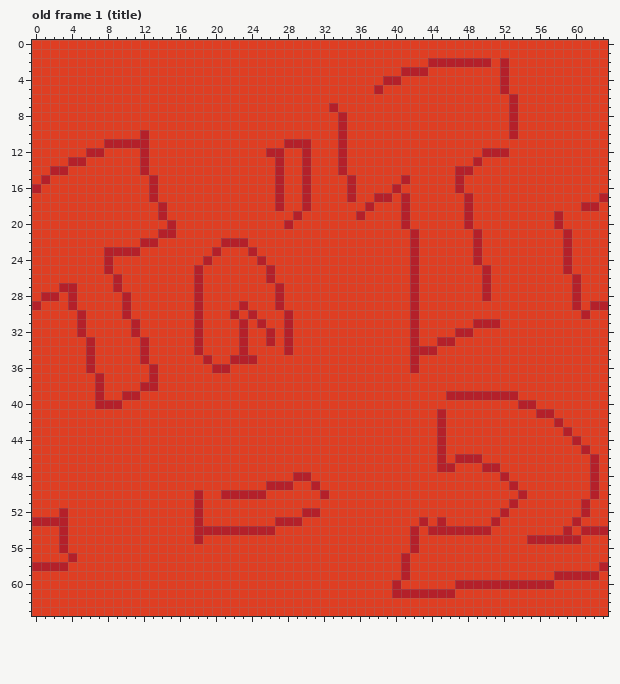
Pixel-art file -- ASSETs/graphics/patterns L.aseprite. This is how it looked before the edit.
64x64 pixels, 29 frames. Shown: old frame 1 (title). The commit also changed other frames, which this record leaves out.
Once edited:
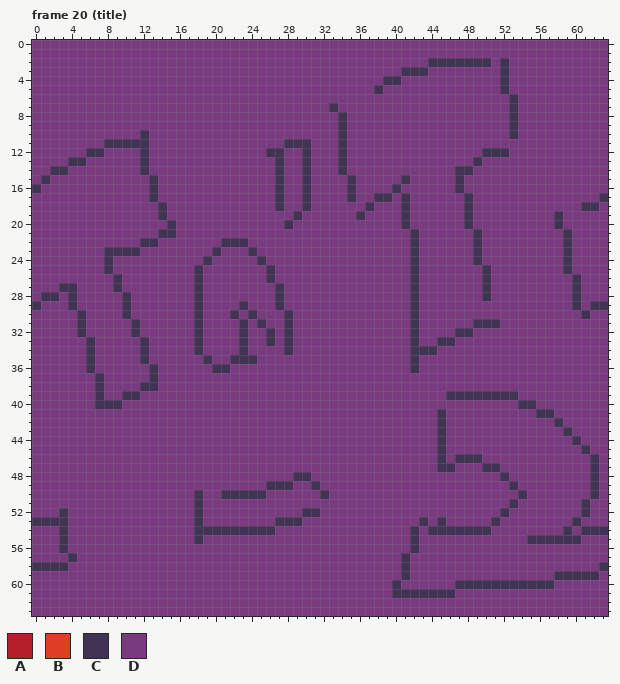
Palette (. is transparent): A #b4202a  B #df3e23  C #403353  D #793a80
A new or re-ordered frame is compared with the old frame closest to it.
Change:
frames 29 -> 33
Changed rows in their new state; - is an unchanged pixel.
Frame 20 (title) is new; against old frame 1 (title):
first column x 0:
 0 DDDDDDDDDDDDDDDDDDDDDDDDDDDDDDDDDDDDDDDDDDDDDDDDDDDDDDDDDDDDDDDD
 1 DDDDDDDDDDDDDDDDDDDDDDDDDDDDDDDDDDDDDDDDDDDDDDDDDDDDDDDDDDDDDDDD
 2 DDDDDDDDDDDDDDDDDDDDDDDDDDDDDDDDDDDDDDDDDDDDCCCCCCCDCDDDDDDDDDDD
 3 DDDDDDDDDDDDDDDDDDDDDDDDDDDDDDDDDDDDDDDDDCCCDDDDDDDDCDDDDDDDDDDD
 4 DDDDDDDDDDDDDDDDDDDDDDDDDDDDDDDDDDDDDDDCCDDDDDDDDDDDCDDDDDDDDDDD
 5 DDDDDDDDDDDDDDDDDDDDDDDDDDDDDDDDDDDDDDCDDDDDDDDDDDDDCDDDDDDDDDDD
 6 DDDDDDDDDDDDDDDDDDDDDDDDDDDDDDDDDDDDDDDDDDDDDDDDDDDDDCDDDDDDDDDD
 7 DDDDDDDDDDDDDDDDDDDDDDDDDDDDDDDDDCDDDDDDDDDDDDDDDDDDDCDDDDDDDDDD
 8 DDDDDDDDDDDDDDDDDDDDDDDDDDDDDDDDDDCDDDDDDDDDDDDDDDDDDCDDDDDDDDDD
 9 DDDDDDDDDDDDDDDDDDDDDDDDDDDDDDDDDDCDDDDDDDDDDDDDDDDDDCDDDDDDDDDD
10 DDDDDDDDDDDDCDDDDDDDDDDDDDDDDDDDDDCDDDDDDDDDDDDDDDDDDCDDDDDDDDDD
11 DDDDDDDDCCCCCDDDDDDDDDDDDDDDCCCDDDCDDDDDDDDDDDDDDDDDDDDDDDDDDDDD
12 DDDDDDCCDDDDCDDDDDDDDDDDDDCCDDCDDDCDDDDDDDDDDDDDDDCCCDDDDDDDDDDD
13 DDDDCCDDDDDDCDDDDDDDDDDDDDDCDDCDDDCDDDDDDDDDDDDDDCDDDDDDDDDDDDDD
14 DDCCDDDDDDDDCDDDDDDDDDDDDDDCDDCDDDCDDDDDDDDDDDDCCDDDDDDDDDDDDDDD
15 DCDDDDDDDDDDDCDDDDDDDDDDDDDCDDCDDDDCDDDDDCDDDDDCDDDDDDDDDDDDDDDD
16 CDDDDDDDDDDDDCDDDDDDDDDDDDDCDDCDDDDCDDDDCDDDDDDCDDDDDDDDDDDDDDDD
17 DDDDDDDDDDDDDCDDDDDDDDDDDDDCDDCDDDDCDDCCDCDDDDDDCDDDDDDDDDDDDDDC
18 DDDDDDDDDDDDDDCDDDDDDDDDDDDCDDCDDDDDDCDDDCDDDDDDCDDDDDDDDDDDDCCD
19 DDDDDDDDDDDDDDCDDDDDDDDDDDDDDCDDDDDDCDDDDCDDDDDDCDDDDDDDDDCDDDDD
20 DDDDDDDDDDDDDDDCDDDDDDDDDDDDCDDDDDDDDDDDDCDDDDDDCDDDDDDDDDCDDDDD
21 DDDDDDDDDDDDDDCCDDDDDDDDDDDDDDDDDDDDDDDDDDCDDDDDDCDDDDDDDDDCDDDD
22 DDDDDDDDDDDDCCDDDDDDDCCCDDDDDDDDDDDDDDDDDDCDDDDDDCDDDDDDDDDCDDDD
23 DDDDDDDDCCCCDDDDDDDDCDDDCDDDDDDDDDDDDDDDDDCDDDDDDCDDDDDDDDDCDDDD
24 DDDDDDDDCDDDDDDDDDDCDDDDDCDDDDDDDDDDDDDDDDCDDDDDDCDDDDDDDDDCDDDD
25 DDDDDDDDCDDDDDDDDDCDDDDDDDCDDDDDDDDDDDDDDDCDDDDDDDCDDDDDDDDCDDDD
26 DDDDDDDDDCDDDDDDDDCDDDDDDDCDDDDDDDDDDDDDDDCDDDDDDDCDDDDDDDDDCDDD
27 DDDCCDDDDCDDDDDDDDCDDDDDDDDCDDDDDDDDDDDDDDCDDDDDDDCDDDDDDDDDCDDD
28 DCCDCDDDDDCDDDDDDDCDDDDDDDDCDDDDDDDDDDDDDDCDDDDDDDCDDDDDDDDDCDDD
29 CDDDCDDDDDCDDDDDDDCDDDDCDDDCDDDDDDDDDDDDDDCDDDDDDDDDDDDDDDDDCDCC
30 DDDDDCDDDDCDDDDDDDCDDDCDCDDDCDDDDDDDDDDDDDCDDDDDDDDDDDDDDDDDDCDD
31 DDDDDCDDDDDCDDDDDDCDDDDCDCDDCDDDDDDDDDDDDDCDDDDDDCCCDDDDDDDDDDDD
32 DDDDDCDDDDDCDDDDDDCDDDDCDDCDCDDDDDDDDDDDDDCDDDDCCDDDDDDDDDDDDDDD
33 DDDDDDCDDDDDCDDDDDCDDDDCDDCDCDDDDDDDDDDDDDCDDCCDDDDDDDDDDDDDDDDD
34 DDDDDDCDDDDDCDDDDDCDDDDCDDDDCDDDDDDDDDDDDDCCCDDDDDDDDDDDDDDDDDDD
35 DDDDDDCDDDDDCDDDDDDCDDCCCDDDDDDDDDDDDDDDDDCDDDDDDDDDDDDDDDDDDDDD
36 DDDDDDCDDDDDDCDDDDDDCCDDDDDDDDDDDDDDDDDDDDCDDDDDDDDDDDDDDDDDDDDD
37 DDDDDDDCDDDDDCDDDDDDDDDDDDDDDDDDDDDDDDDDDDDDDDDDDDDDDDDDDDDDDDDD
38 DDDDDDDCDDDDCCDDDDDDDDDDDDDDDDDDDDDDDDDDDDDDDDDDDDDDDDDDDDDDDDDD
39 DDDDDDDCDDCCDDDDDDDDDDDDDDDDDDDDDDDDDDDDDDDDDDCCCCCCCCDDDDDDDDDD
40 DDDDDDDCCCDDDDDDDDDDDDDDDDDDDDDDDDDDDDDDDDDDDDDDDDDDDDCCDDDDDDDD
41 DDDDDDDDDDDDDDDDDDDDDDDDDDDDDDDDDDDDDDDDDDDDDCDDDDDDDDDDCCDDDDDD
42 DDDDDDDDDDDDDDDDDDDDDDDDDDDDDDDDDDDDDDDDDDDDDCDDDDDDDDDDDDCDDDDD
43 DDDDDDDDDDDDDDDDDDDDDDDDDDDDDDDDDDDDDDDDDDDDDCDDDDDDDDDDDDDCDDDD
44 DDDDDDDDDDDDDDDDDDDDDDDDDDDDDDDDDDDDDDDDDDDDDCDDDDDDDDDDDDDDCDDD
45 DDDDDDDDDDDDDDDDDDDDDDDDDDDDDDDDDDDDDDDDDDDDDCDDDDDDDDDDDDDDDCDD
46 DDDDDDDDDDDDDDDDDDDDDDDDDDDDDDDDDDDDDDDDDDDDDCDCCCDDDDDDDDDDDDCD
47 DDDDDDDDDDDDDDDDDDDDDDDDDDDDDDDDDDDDDDDDDDDDDCCDDDCCDDDDDDDDDDCD
48 DDDDDDDDDDDDDDDDDDDDDDDDDDDDDCCDDDDDDDDDDDDDDDDDDDDDCDDDDDDDDDCD
49 DDDDDDDDDDDDDDDDDDDDDDDDDDCCCDDCDDDDDDDDDDDDDDDDDDDDDCDDDDDDDDCD
50 DDDDDDDDDDDDDDDDDDCDDCCCCCDDDDDDCDDDDDDDDDDDDDDDDDDDDDCDDDDDDDCD
51 DDDDDDDDDDDDDDDDDDCDDDDDDDDDDDDDDDDDDDDDDDDDDDDDDDDDDCDDDDDDDCDD
52 DDDCDDDDDDDDDDDDDDCDDDDDDDDDDDCCDDDDDDDDDDDDDDDDDDDDCDDDDDDDDCDD
53 CCCCDDDDDDDDDDDDDDCDDDDDDDDCCCDDDDDDDDDDDDDCDCDDDDDCDDDDDDDDCDDD
54 DDDCDDDDDDDDDDDDDDCCCCCCCCCDDDDDDDDDDDDDDDCDCCCCCCCDDDDDDDDCDCCC
55 DDDCDDDDDDDDDDDDDDCDDDDDDDDDDDDDDDDDDDDDDDCDDDDDDDDDDDDCCCCCCDDD
56 DDDCDDDDDDDDDDDDDDDDDDDDDDDDDDDDDDDDDDDDDDCDDDDDDDDDDDDDDDDDDDDD
57 DDDDCDDDDDDDDDDDDDDDDDDDDDDDDDDDDDDDDDDDDCDDDDDDDDDDDDDDDDDDDDDD
58 CCCCDDDDDDDDDDDDDDDDDDDDDDDDDDDDDDDDDDDDDCDDDDDDDDDDDDDDDDDDDDDC
59 DDDDDDDDDDDDDDDDDDDDDDDDDDDDDDDDDDDDDDDDDCDDDDDDDDDDDDDDDDCCCCCD
60 DDDDDDDDDDDDDDDDDDDDDDDDDDDDDDDDDDDDDDDDCDDDDDDCCCCCCCCCCCDDDDDD
61 DDDDDDDDDDDDDDDDDDDDDDDDDDDDDDDDDDDDDDDDCCCCCCCDDDDDDDDDDDDDDDDD
62 DDDDDDDDDDDDDDDDDDDDDDDDDDDDDDDDDDDDDDDDDDDDDDDDDDDDDDDDDDDDDDDD
63 DDDDDDDDDDDDDDDDDDDDDDDDDDDDDDDDDDDDDDDDDDDDDDDDDDDDDDDDDDDDDDDD
Where, in picture pixels (left, top, right, bottom), the same in both pictures:
changed: (32, 40, 608, 616)
